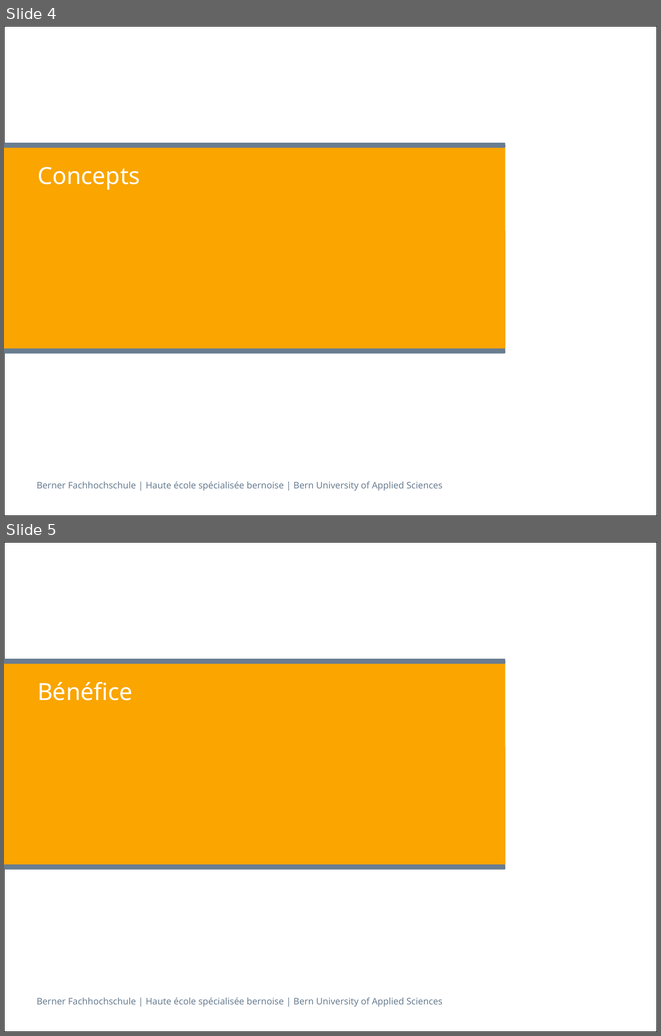
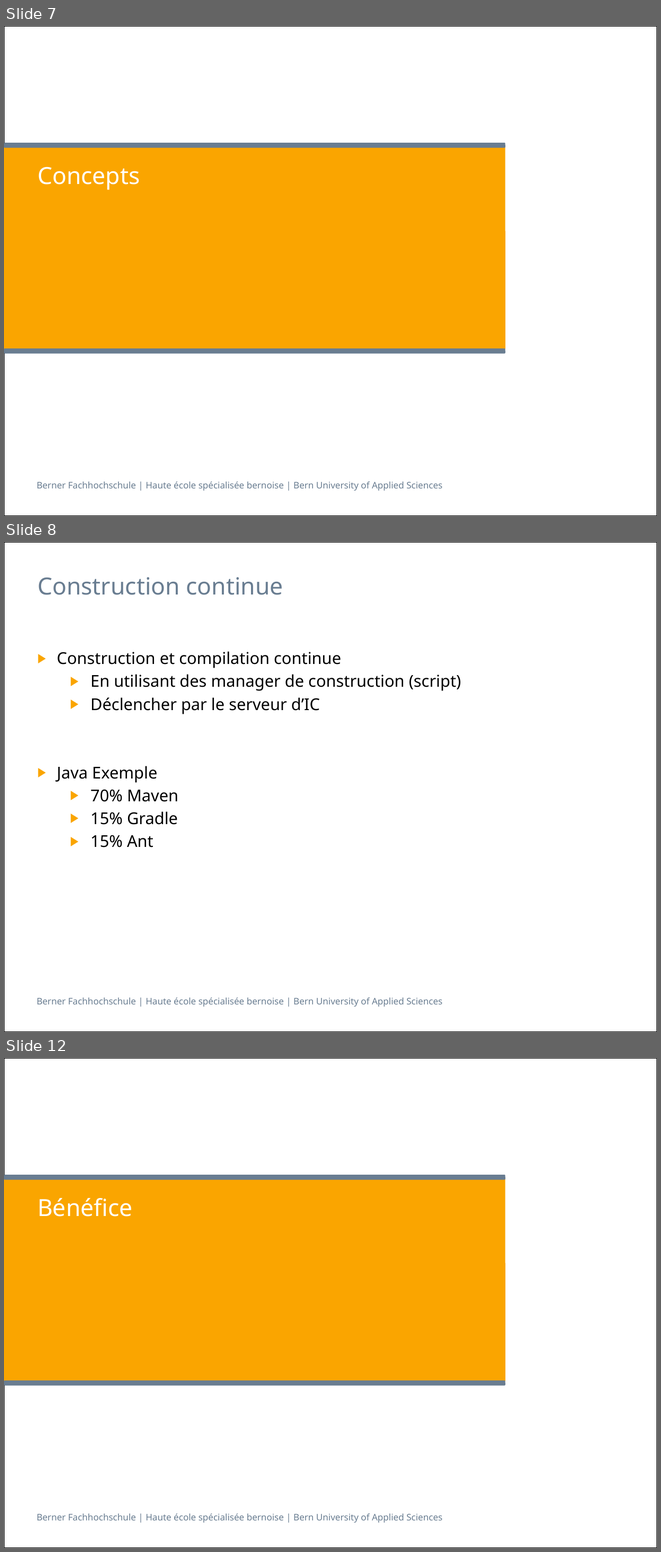
Before and after one commit to h3ll5ur7er/InfoSeminar, a slide deck: continuousIntegration/Infseminar_IntegrationContinue_aescd5.pptx. Shown one above the other, each under a label of ours: slides 4 and 5 before the commit, slides 7, 8 and 12 after it; the slides between them are not shown. The pictures are 661x1036 and 661x1552 pixels, drawn with LibreOffice and Linux fonts; fonts in the diff are those of the drawing. Boxes give left, top, right and bottom in pixels: in the first picture for what was removed or moved away, otherwise in the second. Text is boxed around its words. In the diff, an @@ line names an element or a change of style, - is before the commit and + after.

```diff
--- a/continuousIntegration/Infseminar_IntegrationContinue_aescd5.pptx
+++ b/continuousIntegration/Infseminar_IntegrationContinue_aescd5.pptx
@@ slide 8 added at <box>4,542,657,1032</box>, background #FFFFFF; not listed: 2 template elements that a slide beside it also shows @@
@@ title added at <box>37,577,283,595</box>, 26 pt, text #697D91 @@
+Construction continue
@@ text added at <box>57,651,461,847</box>, 18 pt, text #000000 @@
+▶ Construction et compilation continue
+  ▶ En utilisant des manager de construction (script)
+  ▶ Déclencher par le serveur d’IC
+▶ Java Exemple
+  ▶ 70% Maven
+  ▶ 15% Gradle
+  ▶ 15% Ant
@@ what was slide 4 is now slide 7 @@
@@ what was slide 5 is now slide 12 @@
```
Also in this commit, not shown: 2 slides changed, 11 other slides added.
